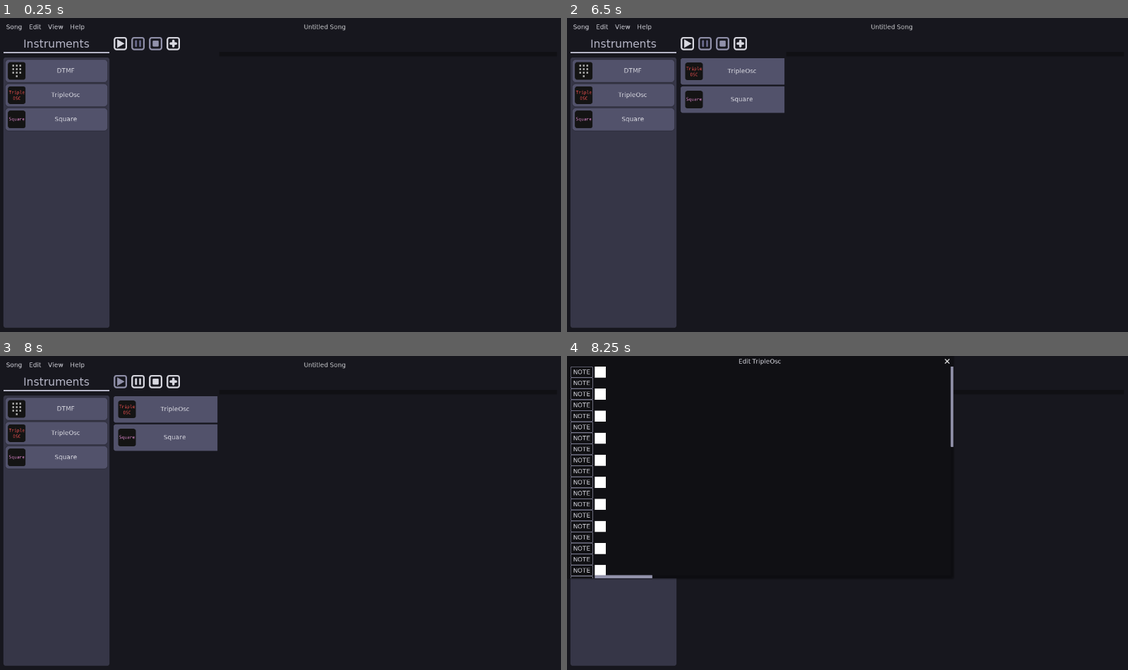
Above: before the commit, frames 1-4 (two rows, left to right).
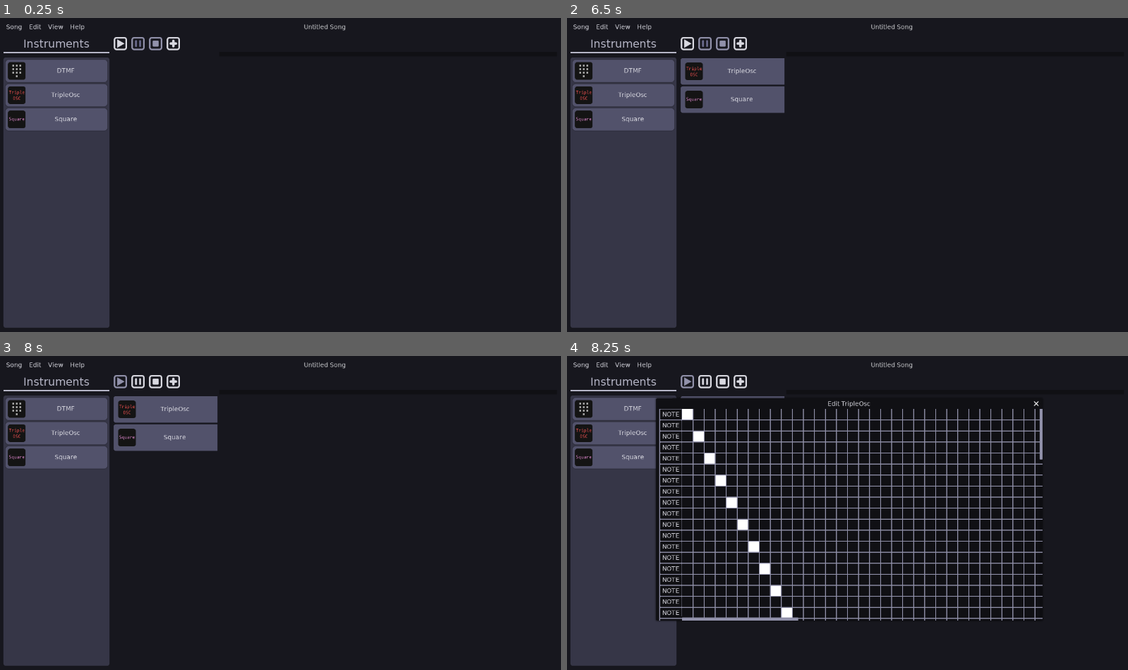
Above: after the commit, the same moments.

Repository: QuadCubedStudios/GoDAW
Game: Godot game, scene res://Main.tscn
Same seed, same stepped clock (60 frames per second), same inputs: the game is played once before the commit and once after it.
Inputs (mouse positions are in pixels of both pictures, inside the frame that each line leads up to):
- Up to frame 1 (0.25 s): no input
- Up to frame 2 (6.5 s): click (684, 43) at 0.5 s; click "Song" at 1.25 s; click "Edit" at 2 s; click "View" at 2.75 s; click "DTMF" at 3.5 s; click "TripleOsc" at 4.25 s; click "Square" at 5 s; click (724, 43) at 5.75 s
- Up to frame 3 (8 s): click (117, 381) at 6.5 s; click (173, 381) at 7.25 s
- Up to frame 4 (8.25 s): click "TripleOsc" at 8 s

Frames 1-3 are identical in both runs. In frame 4, 20% of the frame differs, in the area x 0-85%, y 0-85%.

Commit message:
Gridworks 😎

Diff:
--- a/Editor/Scenes/Dialogues/TrackEditor/Grid.gd
+++ b/Editor/Scenes/Dialogues/TrackEditor/Grid.gd
@@ -1,4 +1,14 @@
 extends Node2D
 
+var size: int = 25
+var thickness = 2
+onready var track_editor = $"../../../"
+
 func _draw():
-	pass
+	draw_line(Vector2(0, 0), Vector2(0, get_parent().rect_size.y), Color("#9191aa"), thickness)
+	for y in get_parent().rect_size.y/size:
+		if y*size-track_editor.scroll.scroll_vertical % size > 0:
+			draw_line(Vector2(0, y*size-track_editor.scroll.scroll_vertical % size), Vector2(get_parent().rect_size.x, y*size-track_editor.scroll.scroll_vertical % size), Color("#9191aa"), thickness)
+	for x in get_parent().rect_size.x/size - track_editor.name_scroll.rect_size.x/size:
+		if x*size+track_editor.name_scroll.rect_size.x-track_editor.scroll.scroll_horizontal % size > track_editor.name_scroll.rect_size.x:
+			draw_line(Vector2(x*size+track_editor.name_scroll.rect_size.x-track_editor.scroll.scroll_horizontal % size, 0), Vector2(x*size+track_editor.name_scroll.rect_size.x-track_editor.scroll.scroll_horizontal % size, get_parent().rect_size.y), Color("#9191aa"), thickness)
--- a/Editor/Scenes/Dialogues/TrackEditor/TrackEditor.gd
+++ b/Editor/Scenes/Dialogues/TrackEditor/TrackEditor.gd
@@ -1,10 +1,11 @@
 extends WindowDialog
 
 onready var settings  = $HSplit/Settings
-onready var name_scroll = $HSplit/HBoxContainer/NameScroll
+onready var name_scroll = $HSplit/HBoxContainer/VBoxContainer/NameScroll
 onready var scroll = $HSplit/HBoxContainer/Scroll
-onready var note_names = $HSplit/HBoxContainer/NameScroll/NoteName
+onready var note_names = $HSplit/HBoxContainer/VBoxContainer/NameScroll/NoteName
 onready var notes = $HSplit/HBoxContainer/Scroll/Notes
+onready var grid = $HSplit/HBoxContainer/Grid
 
 var scrolling_on_editor = false
 
@@ -15,39 +16,43 @@
 
 	name_scroll.get_v_scrollbar().connect("value_changed", self, "name_scroll_changed")
 	scroll.get_v_scrollbar().connect("value_changed", self, "scroll_changed")
+	scroll.get_h_scrollbar().connect("value_changed", self, "h_scroll")
 
 func _popup(instrument):
 	window_title = "Edit %s" % instrument.instrument_name
 	var s
-	for i in range(50):
+	for i in range(80):
 		var b = Button.new()
 		b.disabled
 		b.text = "NOTE"
 		note_names.add_child(b)
 		s = b.rect_size
-		print(s)
 	var nmg = Image.new()
-	nmg.create(200, 50, false, Image.FORMAT_RGBA8)
+	nmg.create(100, 80, false, Image.FORMAT_RGBA8)
 	nmg.fill(Color.transparent)
 	nmg.lock()
-	for i in 25:
-		nmg.set_pixel(0, i+i*1, Color.white)
+	for i in 40:
+		nmg.set_pixel(i, i+i*1, Color.white)
 	nmg.unlock()
 	var image = ImageTexture.new()
 	image.create_from_image(nmg, 1)
 	var t = TextureRect.new()
 	t.expand = true
-	t.rect_min_size = Vector2(200*s.y+1, 50*s.y+1)
+	t.rect_min_size = Vector2(100*s.y, 80*s.y)
 	t.stretch_mode = TextureRect.STRETCH_KEEP_ASPECT
 	t.texture = image
 	notes.add_child(t)
-	popup()
+	popup_centered()
 
 func name_scroll_changed(_n):
 	scroll.scroll_vertical = name_scroll.scroll_vertical
+	grid.update()
 
 func scroll_changed(_n):
 	name_scroll.scroll_vertical = scroll.scroll_vertical
+	grid.update()
+
+func h_scroll(_n): grid.update()
 
 func _on_NoteName_resized():
 	scroll.rect_size = name_scroll.rect_size
--- a/Editor/Scenes/Dialogues/TrackEditor/TrackEditor.tscn
+++ b/Editor/Scenes/Dialogues/TrackEditor/TrackEditor.tscn
@@ -4,7 +4,6 @@
 [ext_resource path="res://Editor/Scenes/Dialogues/TrackEditor/Grid.gd" type="Script" id=2]
 
 [node name="TrackEditor" type="WindowDialog"]
-visible = true
 margin_right = 48.0
 margin_bottom = 40.0
 rect_min_size = Vector2( 876, 480 )
@@ -22,30 +21,39 @@
 margin_left = 12.0
 margin_right = 876.0
 margin_bottom = 480.0
+custom_constants/separation = 0
 
-[node name="Node2D" type="Node2D" parent="HSplit/HBoxContainer"]
-script = ExtResource( 2 )
+[node name="VBoxContainer" type="VBoxContainer" parent="HSplit/HBoxContainer"]
+margin_bottom = 480.0
 
-[node name="NameScroll" type="ScrollContainer" parent="HSplit/HBoxContainer"]
-margin_bottom = 480.0
+[node name="NameScroll" type="ScrollContainer" parent="HSplit/HBoxContainer/VBoxContainer"]
+margin_bottom = 470.0
+size_flags_vertical = 3
 scroll_horizontal_enabled = false
 
-[node name="NoteName" type="VBoxContainer" parent="HSplit/HBoxContainer/NameScroll"]
-margin_bottom = 480.0
+[node name="NoteName" type="VBoxContainer" parent="HSplit/HBoxContainer/VBoxContainer/NameScroll"]
+margin_bottom = 470.0
 size_flags_vertical = 3
 custom_constants/separation = 0
 
+[node name="Control" type="Control" parent="HSplit/HBoxContainer/VBoxContainer"]
+margin_top = 474.0
+margin_bottom = 480.0
+rect_min_size = Vector2( 0, 6 )
+
 [node name="Scroll" type="ScrollContainer" parent="HSplit/HBoxContainer"]
-margin_left = 4.0
 margin_right = 864.0
 margin_bottom = 480.0
 size_flags_horizontal = 3
 
 [node name="Notes" type="HBoxContainer" parent="HSplit/HBoxContainer/Scroll"]
-margin_right = 860.0
+margin_right = 864.0
 margin_bottom = 480.0
 size_flags_horizontal = 3
 size_flags_vertical = 3
 
+[node name="Grid" type="Node2D" parent="HSplit/HBoxContainer"]
+script = ExtResource( 2 )
+
 [connection signal="popup_hide" from="." to="." method="_unpopup"]
-[connection signal="resized" from="HSplit/HBoxContainer/NameScroll/NoteName" to="." method="_on_NoteName_resized"]
+[connection signal="resized" from="HSplit/HBoxContainer/VBoxContainer/NameScroll/NoteName" to="." method="_on_NoteName_resized"]
